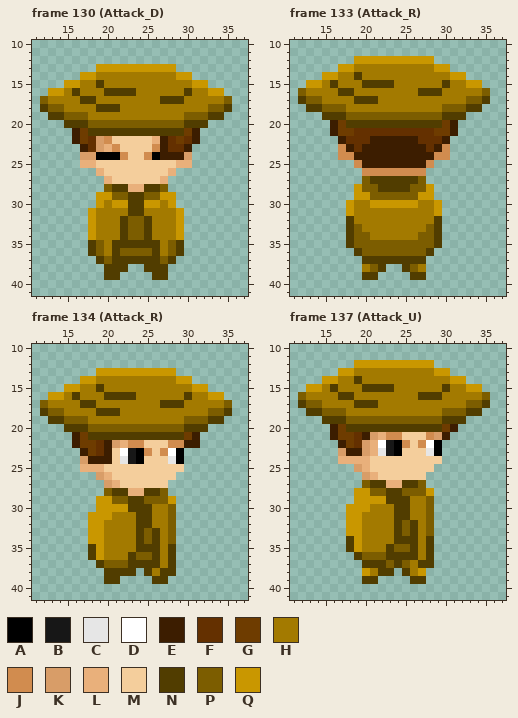
Edited in one commit: pixel-art file (Skins/Skerts.aseprite). Above, as it was before the edit.
48x48 pixels, 176 frames. Shown: frame 130 (Attack_D): x 11..37, y 10..41; frame 133 (Attack_R): x 11..37, y 10..41; frame 134 (Attack_R): x 11..37, y 10..41; frame 137 (Attack_U): x 11..37, y 10..41. The commit also changed other frames, which this record leaves out.
Visible layers, top first: "Head_1", "Torso_1", "Legs_1", "Head", "Torso", "Leg".
Palette (. is transparent): A #000000  B #171717  C #e6e6e6  D #ffffff  E #3c1d00  F #643000  G #6e3c00  H #a37a00  J #d18c4f  K #d89d68  L #e9b07b  M #f4ce9c  N #513d00  P #7c5d00  Q #c99700
Pixels before, frame 130 (Attack_D), first column x 12:
13 .......QQQQQQQQQQ.......
14 .....QQHHHHHHHHHHQQ.....
15 ...QQHHNHHHHHHHHHHHQQ...
16 .QQHNHHHNNNNHHHHHHNHHQQ.
17 PHHHHNNHHHHHHHHNNNHHHHHP
18 NPPHHHHNNNHHHHHHHHHHHPPN
19 .NNPPPHHHHHHHHHHHHPPPNN.
20 ...NNNPPPPPPPPPPPPNNN...
21 ....EGNNNNNNNNNNNNGE....
22 ....EGFKJMMMMMLEFGFE....
23 .....EFKLJMMMMJEFFE.....
24 .....KKAAAJMMJAEEEK.....
25 .....LLMMMMMMMMMMLL.....
26 .......LMMMMMMMML.......
27 ........LMMMMMML........
28 ........PNNLLNNP........
29 .......QQPPNNPPQQ.......
30 .......QHQQNNQQHQ.......
31 ......QHHHHNNHHHHQ......
32 ......QHHHNPPNHHHQ......
33 ......QHHHNPPNHHHQ......
34 ......QHHHNPPNHHHQ......
35 ......NPHNNNNNNHPN......
36 ......NPHNPPPPNHPN......
37 .......NPNNNNNNPN.......
38 ........NNN..NNN........
39 ........NN....NN........
Pixels before, frame 133 (Attack_R), first column x 12:
12 .......QQQQQQQQQQ.......
13 .....QQHHHHHHHHHHQQ.....
14 ...QQHHNHHHHHHHHHHHQQ...
15 .QQHNHHHNNNNHHHHHHNHHQQ.
16 PHHHHNNHHHHHHHHNNNHHHHHP
17 NPPHHHHNNNHHHHHHHHHHHPPN
18 .NNPPPHHHHHHHHHHHHPPPNN.
19 ...NNNPPPPPPPPPPPPNNN...
20 ....EGNNNNNNNNNNNNGE....
21 ....EGGFFFFFFFFFFGGE....
22 .....EFFFEEEEEEFFFE.....
23 .....JEFEEEEEEEEFEJ.....
24 .....JJEEEEEEEEEEJJ.....
25 .......JEEEEEEEEJ.......
26 ........JJJJJJJJ........
27 ........PNNNNNNP........
28 .......QPPNNNNPPQ.......
29 .......QQPPPPPPQQ.......
30 ......QHHQQQQQQHHQ......
31 ......QHHHHHHHHHHQ......
32 ......NHHHHHHHHHHN......
33 ......NPHHHHHHHHPN......
34 ......NPPHHHHHHPPN......
35 ......NPPPPPPPPPPN......
36 .......NPPPPPPPPN.......
37 ........NNNNNNNN........
38 ........HPN..NPH........
39 ........NN....NN........
Pixels before, frame 134 (Attack_R), first column x 12:
13 .......QQQQQQQQQQ.......
14 .....QQHHHHHHHHHHQQ.....
15 ...QQHHNHHHHHHHHHHHQQ...
16 .QQHNHHHNNNNHHHHHHNHHQQ.
17 PHHHHNNHHHHHHHHNNNHHHHHP
18 NPPHHHHNNNHHHHHHHHHHHPPN
19 .NNPPPHHHHHHHHHHHHPPPNN.
20 ...NNNPPPPPPPPPPPPNNN...
21 ....EGNNNNNNNNNNNNGE....
22 ....EGGFEKLJJMMMJJEE....
23 .....EGFEMDBAJMJDA......
24 .....KEEEMCBAMMMCA......
25 .....LLLMMMMMMMMMM......
26 .......KLMMMMMMMM.......
27 ........KLMMMMMM........
28 ........PNNLLNNP........
29 .......QQPPNNPPPQ.......
30 .......QQQQNNNHHP.......
31 ......QQQHHHNNHHP.......
32 ......QQHHHHNNHHP.......
33 ......QQHHHHNPNHP.......
34 ......QQHHHHNPNHP.......
35 ......NQHHHHNNNHN.......
36 ......NQHHHNPPNHN.......
37 .......NPPPNNNNHN.......
38 ........NNNN.NHNN.......
39 ........NN....NN........
Pixels before, frame 137 (Attack_U), first column x 12:
12 .......QQQQQQQQQQ.......
13 .....QQHHHHHHHHHHQQ.....
14 ...QQHHNHHHHHHHHHHHQQ...
15 .QQHNHHHNNNNHHHHHHNHHQQ.
16 PHHHHNNHHHHHHHHNNNHHHHHP
17 NPPHHHHNNNHHHHHHHHHHHPPN
18 .NNPPPHHHHHHHHHHHHPPPNN.
19 ...NNNPPPPPPPPPPPPNNN...
20 ....EGNNNNNNNNNNNNGE....
21 ....EGGFEKLJJMMMJKE.....
22 .....EGFKLDBAJMJDA......
23 .....KEEKLCBAMMMCA......
24 .....LLLLMMMMMMMMM......
25 .......KLMMMMMMMM.......
26 ........KLMMMMMM........
27 ........PNNLLNNP........
28 .......QQPPNNPPPQ.......
29 .......QQQQNNNHHP.......
30 ......QQQHHHNNHHP.......
31 ......QQHHHHNNHHP.......
32 ......QQHHHHNPNHP.......
33 ......QQHHHHNPNHP.......
34 ......NQHHHHNNNHN.......
35 ......NQHHHNPPNHN.......
36 .......NPPPNNNNHN.......
37 ........NNNPNPHNN.......
38 ........QHNN.NHQ........
39 ........NN....NN........
The result:
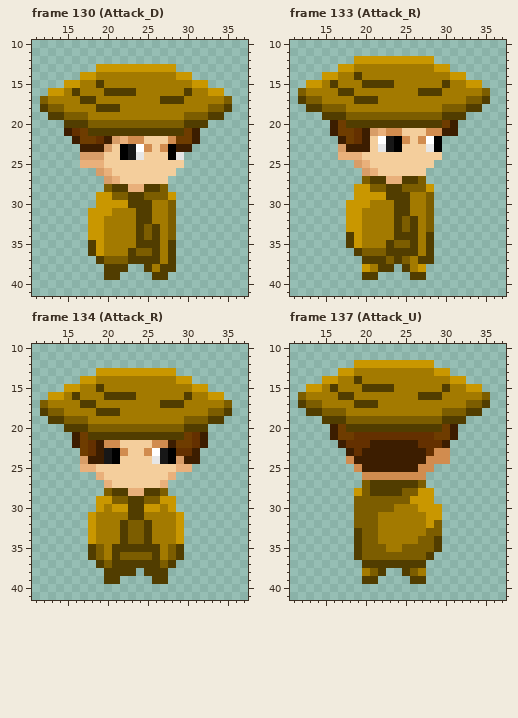
Edits made:
Changed rows in their new state; - is an unchanged pixel.
Frame 130 (Attack_D), layers "Torso_1", "Head":
first column x 15:
21 EF--------------
22 ---GFEKLJJ-MMJ-G
23 ---EEKMABDJMJAE-
24 ----KMMABCMMMAC.
25 ----L---------M.
26 ----KL-------M--
27 -----KL-----M---
29 ------------P---
30 -----Q----NH-P--
31 ----QQ--H-N--P.-
32 ----Q--HHN---P.-
33 ----Q--HHNPN-P.-
34 ----Q--HHNPN-P.-
35 ----Q-HHH----N.-
36 ----Q-HHN----N.-
37 ------PP----H---
38 -----------H-N--
Frame 133 (Attack_R), layers "Torso_1", "Legs_1", "Head":
first column x 17:
21 ---EKLJJMMMJJE
22 -G-EMDBAJMJDA.
23 K-E-MCBAMMMCA.
24 LLLMMMMMMMMMM.
25 --KLMMMMMMMM--
26 ---KLMMMMMM---
27 ------LL------
28 ---Q-P--P-----
29 ----QQNNNHHP--
30 --QQHHHNNH-P.-
31 --Q----NN--P.-
32 -QQ----NPN-P.-
33 -QQ----NPN--.-
34 --QH---NNNHN.-
35 --QHHHN--NHN.-
36 ------NNNNH---
37 ------P-PH-N--
38 ---QH-N--HQ---
Frame 134 (Attack_R), layers "Torso_1", "Head":
first column x 17:
21 --------------FE
22 -FEJJMMM-JJEGGFE
23 GFEBAJMM-DBAFFE-
24 ---BAMMM-CBAKEE-
25 --M---------LL--
26 --LM-------L----
27 ---LM-----L-----
29 ----------Q-----
30 ---H----QQ-Q----
31 --HH--N-H--HQ---
32 --H--NPP---HQ---
33 --H--NPPNH-HQ---
34 --H--NPPNH-HQ---
35 --P-NNN----PN---
36 --P-NPP----PN---
37 ----NN----P-----
38 ---------N-.----
Frame 137 (Attack_U), layers "Torso_1", "Legs_1", "Head":
first column x 17:
21 ---FFFFFFFFFGGE
22 -F-FEEEEEEFFFE-
23 .-FEEEEEEEEFJJ-
24 .JEEEEEEEEEJJJ-
25 --JEEEEEEEJJ---
26 ---JJJJJJJJ----
27 ------NN-------
28 ---PNN----Q----
29 --PPPPPPPQQQ---
30 -.PPPPPHH-QQQ--
31 -.PPP--HH--QQ--
32 -.PPP--HHH-QP--
33 -.NPP--HHH--P--
34 -.NPP--HHHPPN--
35 -.NPPPHH-PPPN--
36 ------PPPPP----
37 ------N-NN-.---
38 ---HP-.--PH----
